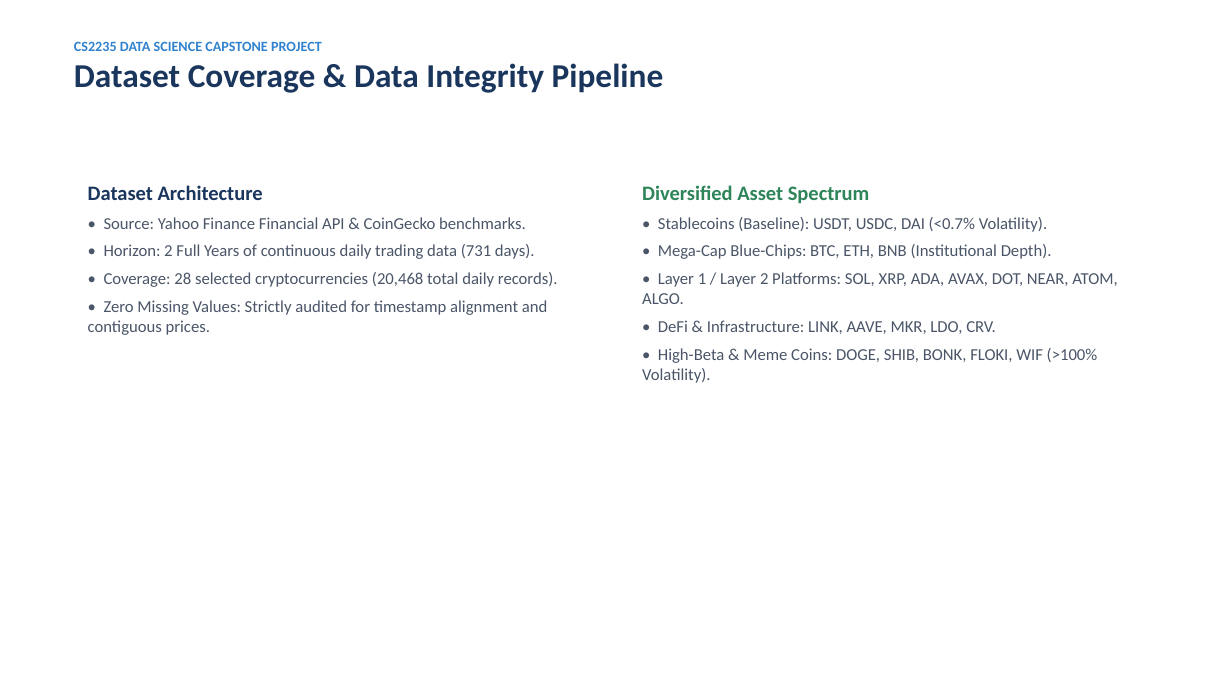
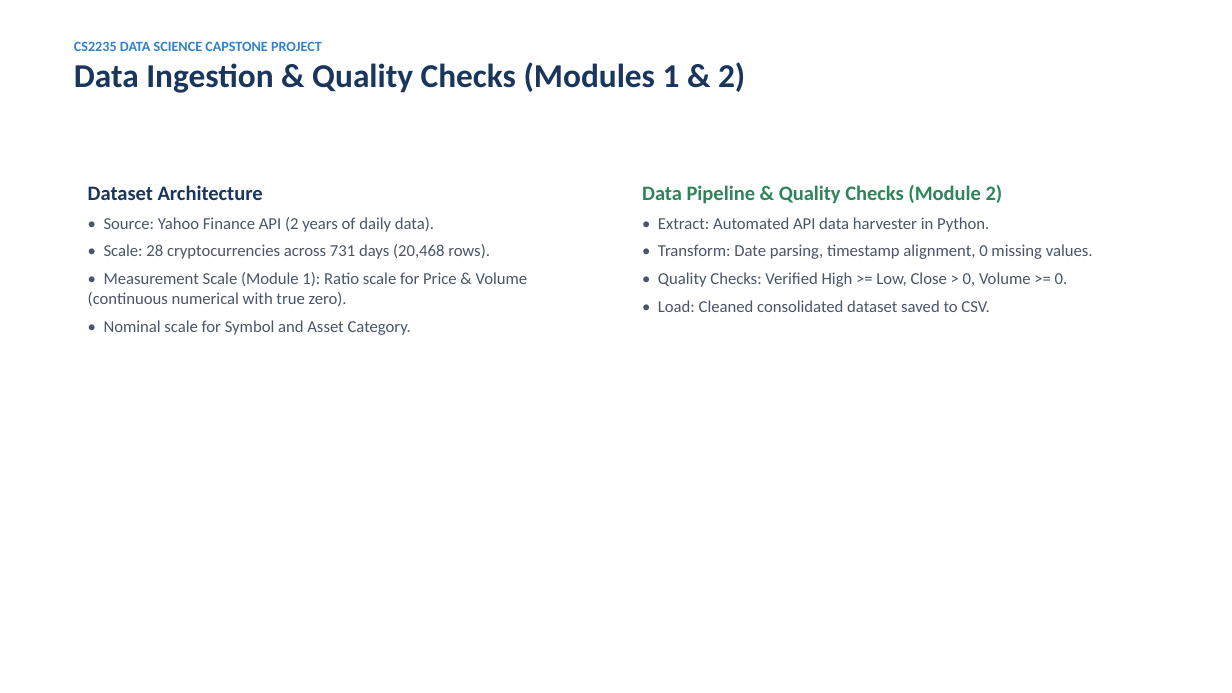
Before and after one commit to thanishasrao/Cryptocurrency-Risk-Analysis, a slide deck: slide 3 of presentation/crypto_risk_clustering_presentation.pptx. Drawn at 1232x693 pixels with LibreOffice and Linux fonts; fonts in the diff are those of the drawing. Boxes give left, top, right and bottom in pixels: in the first picture for what was removed or moved away, otherwise in the second. Text is boxed around its words. In the diff, an @@ line names an element or a change of style, - is before the commit and + after.

Commit message:
docs: strictly eliminate all non-syllabus concepts and algorithms

```diff
--- a/presentation/crypto_risk_clustering_presentation.pptx
+++ b/presentation/crypto_risk_clustering_presentation.pptx
@@ text at [74,62,745,93]: text changed @@
-Dataset Coverage & Data Integrity Pipeline
+Data Ingestion & Quality Checks (Modules 1 & 2)
@@ text at [642,185,1093,312]: text changed @@
-Diversified Asset Spectrum
-• Stablecoins (Baseline): USDT, USDC, DAI (<0.7% Volatility).
-• Mega-Cap Blue-Chips: BTC, ETH, BNB (Institutional Depth).
-• Layer 1 / Layer 2 Platforms: SOL, XRP, ADA, AVAX, DOT, NEAR, ATOM, ALGO.
-• DeFi & Infrastructure: LINK, AAVE, MKR, LDO, CRV.
-• High-Beta & Meme Coins: DOGE, SHIB, BONK, FLOKI, WIF (>100% Volatility).
+Data Pipeline & Quality Checks (Module 2)
+• Extract: Automated API data harvester in Python.
+• Transform: Date parsing, timestamp alignment, 0 missing values.
+• Quality Checks: Verified High >= Low, Close > 0, Volume >= 0.
+• Load: Cleaned consolidated dataset saved to CSV.
@@ text at [88,217,528,335]: text changed @@
-• Source: Yahoo Finance Financial API & CoinGecko benchmarks.
-• Horizon: 2 Full Years of continuous daily trading data (731 days).
-• Coverage: 28 selected cryptocurrencies (20,468 total daily records).
-• Zero Missing Values: Strictly audited for timestamp alignment and contiguous prices.
+• Source: Yahoo Finance API (2 years of daily data).
+• Scale: 28 cryptocurrencies across 731 days (20,468 rows).
+• Measurement Scale (Module 1): Ratio scale for Price & Volume (continuous numerical with true zero).
+• Nominal scale for Symbol and Asset Category.
```
Also in this commit, not shown: 7 other slides changed, 8 other files.
